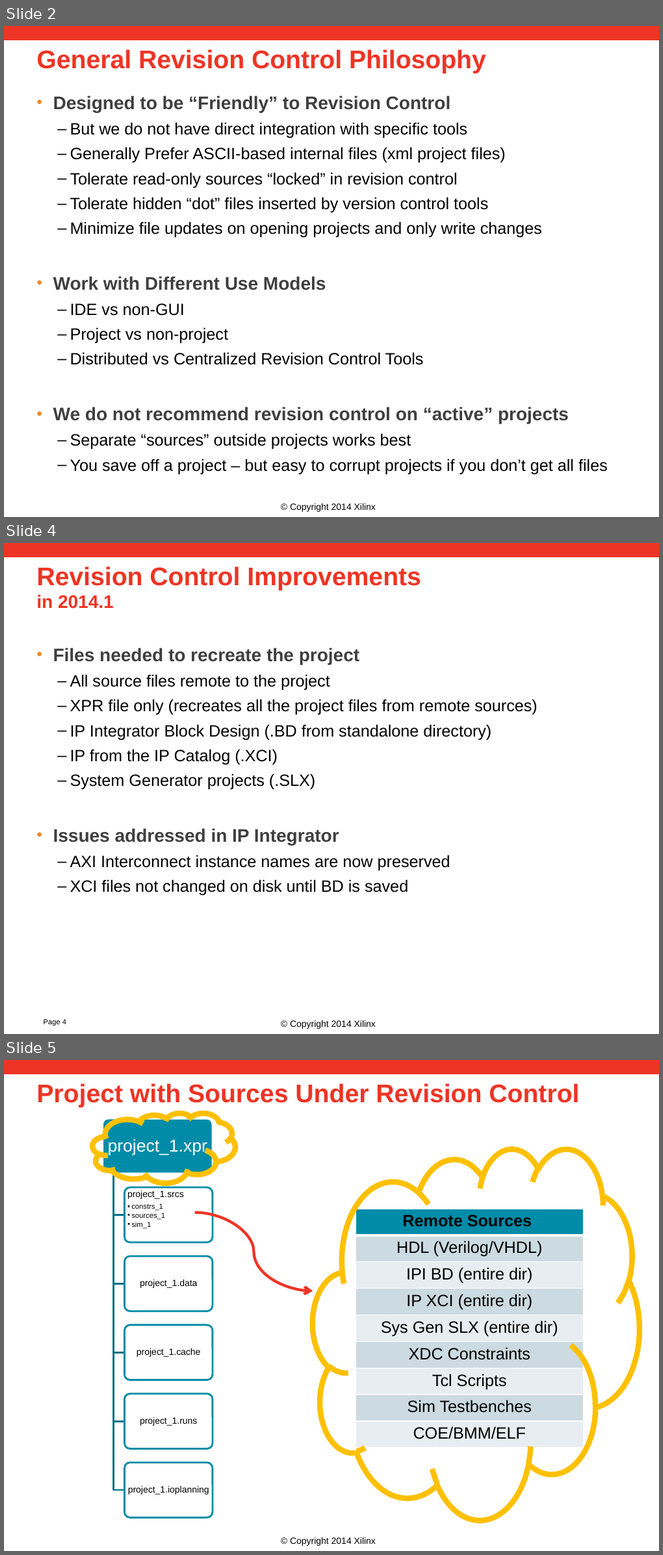
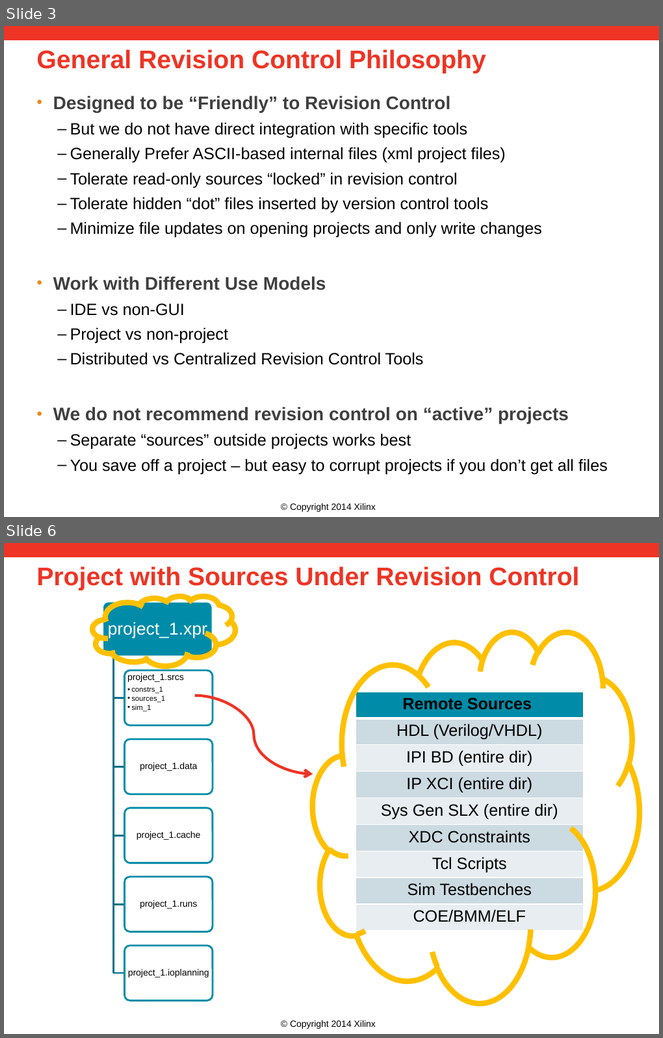
Before and after one commit to Xilinx/revCtrl, a slide deck: doc/versionControl.pptx. Shown one above the other, each under a label of ours: slides 2, 4 and 5 before the commit, slides 3 and 6 after it; the slides between them are not shown. The pictures are 663x1555 and 663x1038 pixels, drawn with LibreOffice and Linux fonts; fonts in the diff are those of the drawing; background and template pictures are left out. Boxes give left, top, right and bottom in pixels: in the first picture for what was removed or moved away, otherwise in the second. Text is boxed around its words. In the diff, an @@ line names an element or a change of style, - is before the commit and + after.

```diff
--- a/doc/versionControl.pptx
+++ b/doc/versionControl.pptx
@@ slide 4 removed at bbox=[4, 543, 659, 1034], background #FFFFFF; not listed: 2 template elements that a slide beside it also shows @@
@@ title removed at bbox=[36, 566, 421, 609] @@
-Revision Control Improvements
-in 2014.1
@@ text removed at bbox=[53, 648, 538, 896] @@
-• Files needed to recreate the project
-  – All source files remote to the project
-  – XPR file only (recreates all the project files from remote sources)
-  – IP Integrator Block Design (.BD from standalone directory)
-  – IP from the IP Catalog (.XCI)
-  – System Generator projects (.SLX)
-• Issues addressed in IP Integrator
-  – AXI Interconnect instance names are now preserved
-  – XCI files not changed on disk until BD is saved
@@ page number removed at bbox=[43, 1019, 66, 1026] @@
-Page 4
@@ what was slide 2 is now slide 3 @@
@@ what was slide 5 is now slide 6 @@
```
Also in this commit, not shown: 10 slides changed, 6 slides added.
